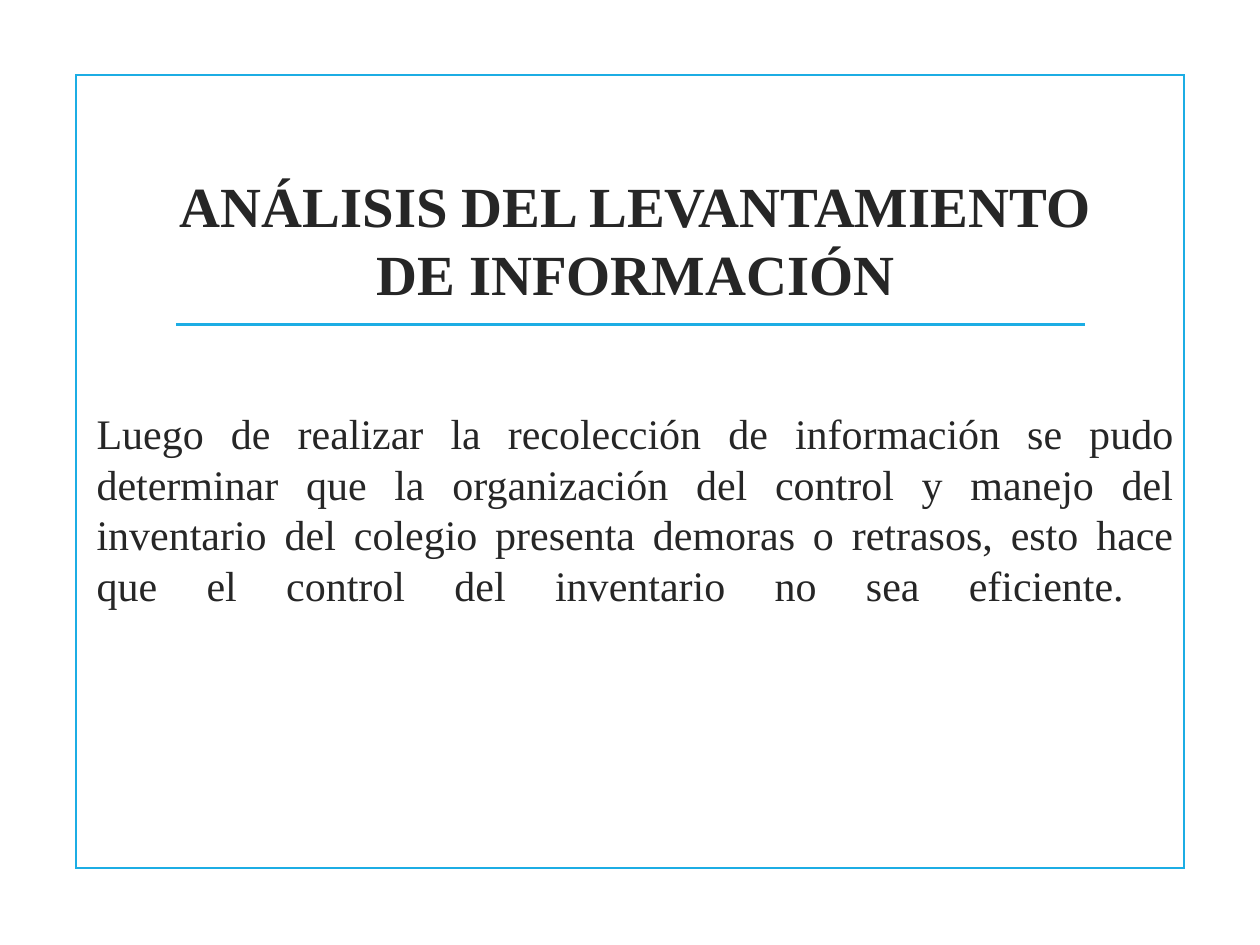
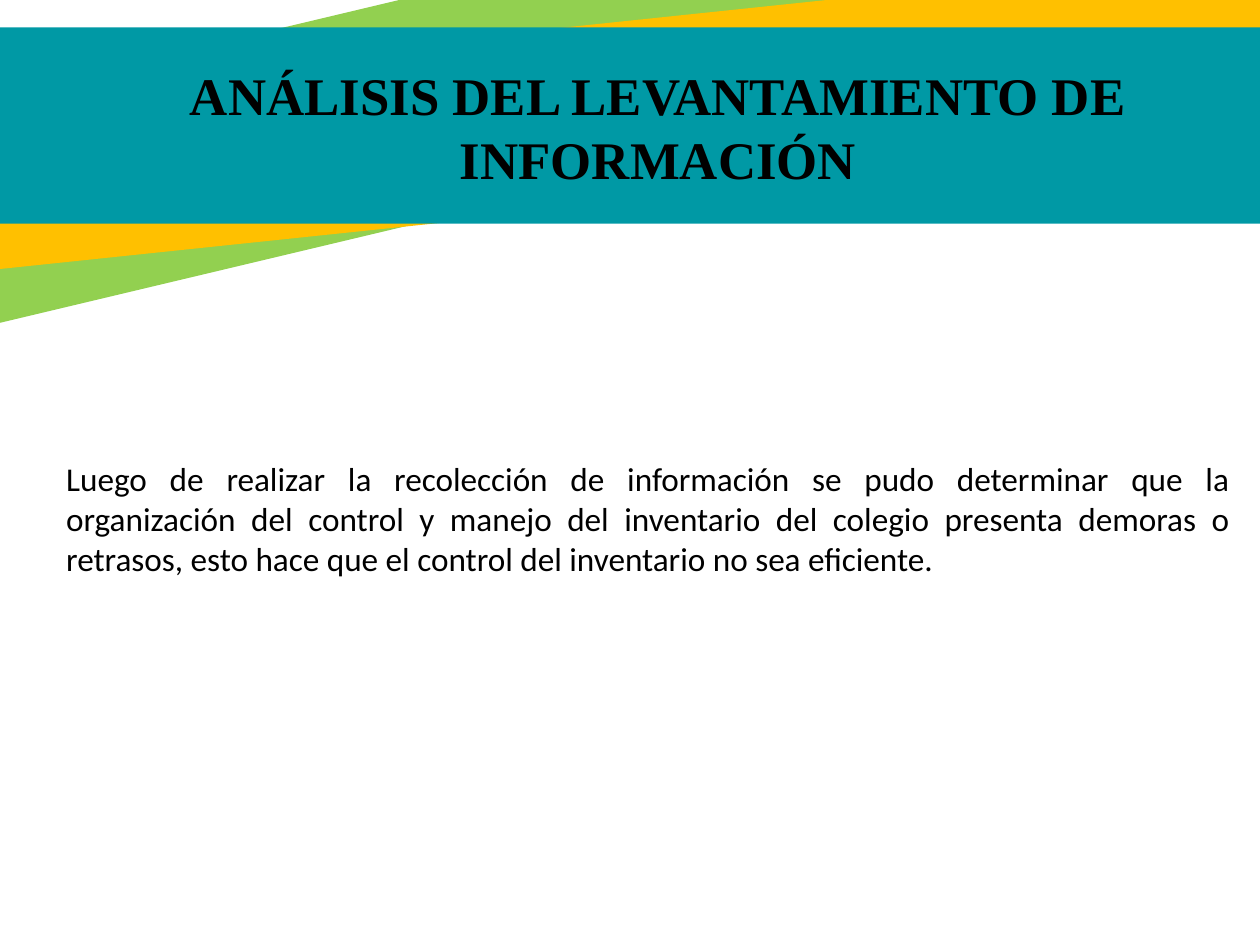
Before and after one commit to jackas779/proyecto, a slide deck: slide 12 of Presentación - Proyecto.pptx. Drawn at 1260x945 pixels with LibreOffice and Linux fonts; fonts in the diff are those of the drawing; background and template pictures are left out. Boxes give left, top, right and bottom in pixels: in the first picture for what was removed or moved away, otherwise in the second. Text is boxed around its words. In the diff, an @@ line names an element or a change of style, - is before the commit and + after.

```diff
--- a/Presentación - Proyecto.pptx
+++ b/Presentación - Proyecto.pptx
@@ rectangle added at (0,0,1260,387), fill #92D050 @@
@@ rectangle added at (0,0,1260,283), fill #FFC000 @@
@@ rectangle added at (0,28,1260,224), fill #0099A5 @@
@@ text "ANÁLISIS DEL LEVANTAMIENTO DE INFORMACIÓN": place and size @@
-text "ANÁLISIS DEL LEVANTAMIENTO DE INFORMACIÓN" at (180,183,1090,296)
+text "ANÁLISIS DEL LEVANTAMIENTO DE INFORMACIÓN" at (190,74,1125,180)
@@ text "ANÁLISIS DEL LEVANTAMIENTO DE INFORMACIÓN" at (190,74,1125,180): size 32.4 to 30.2 pt, text colour #262626 to #000000 @@
@@ rectangle removed at (77,74,1184,868) @@
@@ line removed from (176, 325) to (1085, 325) @@
@@ text "Luego de realizar la recolección ...": place and size @@
-text "Luego de realizar la recolección ..." at (97,419,1173,610)
+text "Luego de realizar la recolección ..." at (66,468,1230,577)
@@ text "Luego de realizar la recolección ..." at (66,468,1230,577): size 24 to 19 pt, font Times New Roman to Calibri, text colour #262626 to #000000 @@
```
Also in this commit, not shown: 24 other slides changed, 4 slides added, 3 slides removed.
